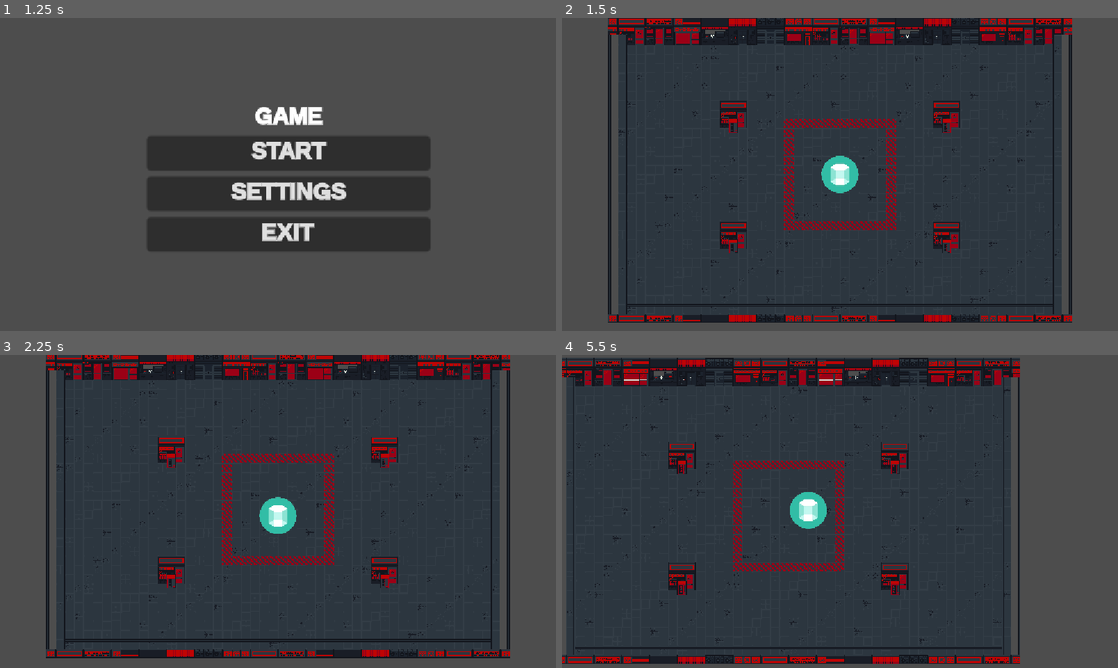
Above: before the commit, frames 1-4 (two rows, left to right).
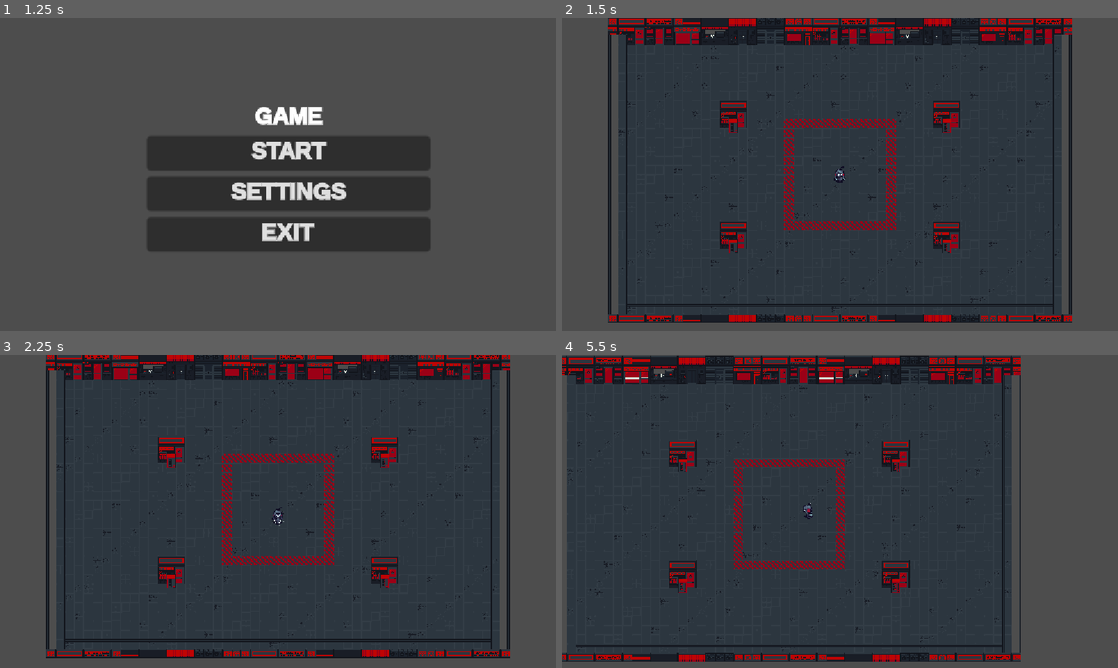
Above: after the commit, the same moments.

Repository: Oncomito/BBArsenal
Game: Godot game, scene res://scenes/ui/splash.tscn
Two runs of this game, one before a commit and one after it. Both use one fixed random seed, a clock stepped at 60 frames per second and the inputs below.
Inputs:
- Up to frame 1 (1.25 s): hold D (right) from 0.53 s (still down)
- Up to frame 2 (1.5 s): release D (right) at 1.25 s; click "Start" at 1.25 s
- Up to frame 3 (2.25 s): tap Enter at 2 s; hold S (down) from 2.03 s (still down)
- Up to frame 4 (5.5 s): release S (down) at 2.78 s; hold D (right) 2.78-3.53 s; hold W (up) 3.53-4.28 s; hold A (left) from 4.28 s (still down)

Frame 1 is identical in both runs. In frame 2, 0.6% of the frame differs, in the area x 46-54%, y 44-56%; in frame 3, 0.6%; in frame 4, 12%, in the area x 0-83%, y 0-99%.

Commit message:
adding animated player

Diff:
--- a/scenes/player/player.gd
+++ b/scenes/player/player.gd
@@ -3,6 +3,10 @@
 @export var speed: float = 1250.0
 @export var acceleration: float = 2000.0
 @export var friction: float = 1800.0
+
+@onready var animated_sprite: AnimatedSprite2D = $AnimatedSprite2D
+
+var facing_direction: String = "down"
 
 func _physics_process(delta: float) -> void:
 	_input_move(delta)
@@ -12,6 +16,19 @@
 	var input_direction := Input.get_vector("left", "right", "up", "down")
 
 	if input_direction != Vector2.ZERO:
-		self.velocity = self.velocity.move_toward(input_direction * speed, acceleration * delta)
+		velocity = velocity.move_toward(input_direction * speed, acceleration * delta)
+		_update_facing_direction(input_direction)
+		_play_animation("run_" + facing_direction)
 	else:
-		velocity = self.velocity.move_toward(Vector2.ZERO, friction * delta)
+		velocity = velocity.move_toward(Vector2.ZERO, friction * delta)
+		_play_animation("idle_" + facing_direction)
+
+func _update_facing_direction(dir: Vector2) -> void:
+	if absf(dir.x) >= absf(dir.y):
+		facing_direction = "right" if dir.x > 0.0 else "left"
+	else:
+		facing_direction = "down" if dir.y > 0.0 else "up"
+
+func _play_animation(anim_name: String) -> void:
+	if animated_sprite.animation != anim_name:
+		animated_sprite.play(anim_name)
--- a/scenes/player/player.tscn
+++ b/scenes/player/player.tscn
@@ -1,16 +1,286 @@
 [gd_scene format=3 uid="uid://bmbs7r5mwg5av"]
 
-[ext_resource type="Texture2D" uid="uid://dy6ribvok6bor" path="res://icon.svg" id="1_8afob"]
 [ext_resource type="Script" uid="uid://diow2kbva581p" path="res://scenes/player/player.gd" id="1_dovo2"]
+[ext_resource type="Texture2D" uid="uid://bbr1fhy5yly48" path="res://assets/Player/Back/Standing/Back_Standing_Idle_1.png" id="b_idle_1"]
+[ext_resource type="Texture2D" uid="uid://dxvoajbq0x4hn" path="res://assets/Player/Back/Standing/Back_Standing_Idle_2.png" id="b_idle_2"]
+[ext_resource type="Texture2D" uid="uid://b5ovoebpdg5xy" path="res://assets/Player/Back/Standing/Back_Standing_Idle_3.png" id="b_idle_3"]
+[ext_resource type="Texture2D" uid="uid://b6my445b2f2c0" path="res://assets/Player/Back/Standing/Back_Standing_Idle_4.png" id="b_idle_4"]
+[ext_resource type="Texture2D" uid="uid://cvevlqbwgg7v0" path="res://assets/Player/Back/Standing/Back_Standing_Idle_5.png" id="b_idle_5"]
+[ext_resource type="Texture2D" uid="uid://ctr03vsth1olv" path="res://assets/Player/Back/Standing/Back_Standing_Run_1.png" id="b_run_1"]
+[ext_resource type="Texture2D" uid="uid://b7ffiv7pbu1ra" path="res://assets/Player/Back/Standing/Back_Standing_Run_2.png" id="b_run_2"]
+[ext_resource type="Texture2D" uid="uid://detvunoqr2uti" path="res://assets/Player/Back/Standing/Back_Standing_Run_3.png" id="b_run_3"]
+[ext_resource type="Texture2D" uid="uid://lw41q16qj87f" path="res://assets/Player/Back/Standing/Back_Standing_Walk_1.png" id="b_walk_1"]
+[ext_resource type="Texture2D" uid="uid://c8hgx460x642u" path="res://assets/Player/Back/Standing/Back_Standing_Walk_2.png" id="b_walk_2"]
+[ext_resource type="Texture2D" uid="uid://bgei3s2tsc50j" path="res://assets/Player/Back/Standing/Back_Standing_Walk_3.png" id="b_walk_3"]
+[ext_resource type="Texture2D" uid="uid://dtlrwx04b0al6" path="res://assets/Player/Back/Standing/Back_Standing_Walk_4.png" id="b_walk_4"]
+[ext_resource type="Texture2D" uid="uid://bbx7hijg3ksl2" path="res://assets/Player/Back/Standing/Back_Standing_Walk_5.png" id="b_walk_5"]
+[ext_resource type="Texture2D" uid="uid://18fqc8yjeh8n" path="res://assets/Player/Front/Standing/Front_Standing_Idle_1.png" id="f_idle_1"]
+[ext_resource type="Texture2D" uid="uid://dd22jlr0657d4" path="res://assets/Player/Front/Standing/Front_Standing_Idle_2.png" id="f_idle_2"]
+[ext_resource type="Texture2D" uid="uid://ddempowxbq8dq" path="res://assets/Player/Front/Standing/Front_Standing_Idle_3.png" id="f_idle_3"]
+[ext_resource type="Texture2D" uid="uid://530yprtpvpeu" path="res://assets/Player/Front/Standing/Front_Standing_Idle_4.png" id="f_idle_4"]
+[ext_resource type="Texture2D" uid="uid://bri6mmst4wydu" path="res://assets/Player/Front/Standing/Front_Standing_Run_1.png" id="f_run_1"]
+[ext_resource type="Texture2D" uid="uid://btk201pspq3vf" path="res://assets/Player/Front/Standing/Front_Standing_Run_2.png" id="f_run_2"]
+[ext_resource type="Texture2D" uid="uid://colbdqioffjtg" path="res://assets/Player/Front/Standing/Front_Standing_Run_3.png" id="f_run_3"]
+[ext_resource type="Texture2D" uid="uid://b5sypk7q18bq3" path="res://assets/Player/Front/Standing/Front_Standing_Walk_1.png" id="f_walk_1"]
+[ext_resource type="Texture2D" uid="uid://41gra21qd4am" path="res://assets/Player/Front/Standing/Front_Standing_Walk_2.png" id="f_walk_2"]
+[ext_resource type="Texture2D" uid="uid://doyikq5sy462k" path="res://assets/Player/Front/Standing/Front_Standing_Walk_3.png" id="f_walk_3"]
+[ext_resource type="Texture2D" uid="uid://djwtmv1xfsyen" path="res://assets/Player/Front/Standing/Front_Standing_Walk_4.png" id="f_walk_4"]
+[ext_resource type="Texture2D" uid="uid://k20wwrjarvse" path="res://assets/Player/Front/Standing/Front_Standing_Walk_5.png" id="f_walk_5"]
+[ext_resource type="Texture2D" uid="uid://c8kyur4r77uqw" path="res://assets/Player/Left/Standing/Left_Standing_Idle_1.png" id="l_idle_1"]
+[ext_resource type="Texture2D" uid="uid://5vkx2ub18eya" path="res://assets/Player/Left/Standing/Left_Standing_Idle_2.png" id="l_idle_2"]
+[ext_resource type="Texture2D" uid="uid://jj55xhh7kk1o" path="res://assets/Player/Left/Standing/Left_Standing_Idle_3.png" id="l_idle_3"]
+[ext_resource type="Texture2D" uid="uid://bjrx46fqsr00c" path="res://assets/Player/Left/Standing/Left_Standing_Idle_4.png" id="l_idle_4"]
+[ext_resource type="Texture2D" uid="uid://4hy3h1mw57op" path="res://assets/Player/Left/Standing/Left_Standing_Idle_5.png" id="l_idle_5"]
+[ext_resource type="Texture2D" uid="uid://bmegkocr7y6fo" path="res://assets/Player/Left/Standing/Left_Standing_Run_1.png" id="l_run_1"]
+[ext_resource type="Texture2D" uid="uid://d3b76qutvaphi" path="res://assets/Player/Left/Standing/Left_Standing_Run_2.png" id="l_run_2"]
+[ext_resource type="Texture2D" uid="uid://djwpbsjdyl2db" path="res://assets/Player/Left/Standing/Left_Standing_Run_3.png" id="l_run_3"]
+[ext_resource type="Texture2D" uid="uid://bsdbtisdyit5o" path="res://assets/Player/Left/Standing/Left_Standing_Walk_1.png" id="l_walk_1"]
+[ext_resource type="Texture2D" uid="uid://dpqay442jexh1" path="res://assets/Player/Left/Standing/Left_Standing_Walk_2.png" id="l_walk_2"]
+[ext_resource type="Texture2D" uid="uid://slgme12linww" path="res://assets/Player/Left/Standing/Left_Standing_Walk_3.png" id="l_walk_3"]
+[ext_resource type="Texture2D" uid="uid://b1jf5lnct7nm0" path="res://assets/Player/Left/Standing/Left_Standing_Walk_4.png" id="l_walk_4"]
+[ext_resource type="Texture2D" uid="uid://bjqnwcw2p0a46" path="res://assets/Player/Left/Standing/Left_Standing_Walk_5.png" id="l_walk_5"]
+[ext_resource type="Texture2D" uid="uid://dubfdvatt6gvt" path="res://assets/Player/Right/Standing/Right_Standing_Idle_1.png" id="r_idle_1"]
+[ext_resource type="Texture2D" uid="uid://bxgjaidaqrbb6" path="res://assets/Player/Right/Standing/Right_Standing_Idle_2.png" id="r_idle_2"]
+[ext_resource type="Texture2D" uid="uid://dn6w7k6l3q0ig" path="res://assets/Player/Right/Standing/Right_Standing_Idle_3.png" id="r_idle_3"]
+[ext_resource type="Texture2D" uid="uid://ce5k34pjha7br" path="res://assets/Player/Right/Standing/Right_Standing_Idle_4.png" id="r_idle_4"]
+[ext_resource type="Texture2D" uid="uid://fjp0oh74uail" path="res://assets/Player/Right/Standing/Right_Standing_Idle_5.png" id="r_idle_5"]
+[ext_resource type="Texture2D" uid="uid://dlyb7rcnmddkf" path="res://assets/Player/Right/Standing/Right_Standing_Run_1.png" id="r_run_1"]
+[ext_resource type="Texture2D" uid="uid://cf27cji53ao5q" path="res://assets/Player/Right/Standing/Right_Standing_Run_2.png" id="r_run_2"]
+[ext_resource type="Texture2D" uid="uid://dtdyn02pc58ap" path="res://assets/Player/Right/Standing/Right_Standing_Run_3.png" id="r_run_3"]
+[ext_resource type="Texture2D" uid="uid://diyn2qhoyjuup" path="res://assets/Player/Right/Standing/Right_Standing_Walk_1.png" id="r_walk_1"]
+[ext_resource type="Texture2D" uid="uid://8yhnkv42dccd" path="res://assets/Player/Right/Standing/Right_Standing_Walk_2.png" id="r_walk_2"]
+[ext_resource type="Texture2D" uid="uid://doa6ho5m7ycdt" path="res://assets/Player/Right/Standing/Right_Standing_Walk_3.png" id="r_walk_3"]
+[ext_resource type="Texture2D" uid="uid://b6asmgqe6mwp7" path="res://assets/Player/Right/Standing/Right_Standing_Walk_4.png" id="r_walk_4"]
+[ext_resource type="Texture2D" uid="uid://c75rjfb0g71n7" path="res://assets/Player/Right/Standing/Right_Standing_Walk_5.png" id="r_walk_5"]
+
+[sub_resource type="SpriteFrames" id="SpriteFrames_player"]
+animations = [{
+"frames": [{
+"duration": 1.0,
+"texture": ExtResource("f_idle_1")
+}, {
+"duration": 1.0,
+"texture": ExtResource("f_idle_2")
+}, {
+"duration": 1.0,
+"texture": ExtResource("f_idle_3")
+}, {
+"duration": 1.0,
+"texture": ExtResource("f_idle_4")
+}],
+"loop": 1,
+"name": &"idle_down",
+"speed": 8.0
+}, {
+"frames": [{
+"duration": 1.0,
+"texture": ExtResource("l_idle_1")
+}, {
+"duration": 1.0,
+"texture": ExtResource("l_idle_2")
+}, {
+"duration": 1.0,
+"texture": ExtResource("l_idle_3")
+}, {
+"duration": 1.0,
+"texture": ExtResource("l_idle_4")
+}, {
+"duration": 1.0,
+"texture": ExtResource("l_idle_5")
+}],
+"loop": 1,
+"name": &"idle_left",
+"speed": 8.0
+}, {
+"frames": [{
+"duration": 1.0,
+"texture": ExtResource("r_idle_1")
+}, {
+"duration": 1.0,
+"texture": ExtResource("r_idle_2")
+}, {
+"duration": 1.0,
+"texture": ExtResource("r_idle_3")
+}, {
+"duration": 1.0,
+"texture": ExtResource("r_idle_4")
+}, {
+"duration": 1.0,
+"texture": ExtResource("r_idle_5")
+}],
+"loop": 1,
+"name": &"idle_right",
+"speed": 8.0
+}, {
+"frames": [{
+"duration": 1.0,
+"texture": ExtResource("b_idle_1")
+}, {
+"duration": 1.0,
+"texture": ExtResource("b_idle_2")
+}, {
+"duration": 1.0,
+"texture": ExtResource("b_idle_3")
+}, {
+"duration": 1.0,
+"texture": ExtResource("b_idle_4")
+}, {
+"duration": 1.0,
+"texture": ExtResource("b_idle_5")
+}],
+"loop": 1,
+"name": &"idle_up",
+"speed": 8.0
+}, {
+"frames": [{
+"duration": 1.0,
+"texture": ExtResource("f_run_1")
+}, {
+"duration": 1.0,
+"texture": ExtResource("f_run_2")
+}, {
+"duration": 1.0,
+"texture": ExtResource("f_run_3")
+}],
+"loop": 1,
+"name": &"run_down",
+"speed": 10.0
+}, {
+"frames": [{
+"duration": 1.0,
+"texture": ExtResource("l_run_1")
+}, {
+"duration": 1.0,
+"texture": ExtResource("l_run_2")
+}, {
+"duration": 1.0,
+"texture": ExtResource("l_run_3")
+}],
+"loop": 1,
+"name": &"run_left",
+"speed": 10.0
+}, {
+"frames": [{
+"duration": 1.0,
+"texture": ExtResource("r_run_1")
+}, {
+"duration": 1.0,
+"texture": ExtResource("r_run_2")
+}, {
+"duration": 1.0,
+"texture": ExtResource("r_run_3")
+}],
+"loop": 1,
+"name": &"run_right",
+"speed": 10.0
+}, {
+"frames": [{
+"duration": 1.0,
+"texture": ExtResource("b_run_1")
+}, {
+"duration": 1.0,
+"texture": ExtResource("b_run_2")
+}, {
+"duration": 1.0,
+"texture": ExtResource("b_run_3")
+}],
+"loop": 1,
+"name": &"run_up",
+"speed": 10.0
+}, {
+"frames": [{
+"duration": 1.0,
+"texture": ExtResource("f_walk_1")
+}, {
+"duration": 1.0,
+"texture": ExtResource("f_walk_2")
+}, {
+"duration": 1.0,
+"texture": ExtResource("f_walk_3")
+}, {
+"duration": 1.0,
+"texture": ExtResource("f_walk_4")
+}, {
+"duration": 1.0,
+"texture": ExtResource("f_walk_5")
+}],
+"loop": 1,
+"name": &"walk_down",
+"speed": 10.0
+}, {
+"frames": [{
+"duration": 1.0,
+"texture": ExtResource("l_walk_1")
+}, {
+"duration": 1.0,
+"texture": ExtResource("l_walk_2")
+}, {
+"duration": 1.0,
+"texture": ExtResource("l_walk_3")
+}, {
+"duration": 1.0,
+"texture": ExtResource("l_walk_4")
+}, {
+"duration": 1.0,
+"texture": ExtResource("l_walk_5")
+}],
+"loop": 1,
+"name": &"walk_left",
+"speed": 10.0
+}, {
+"frames": [{
+"duration": 1.0,
+"texture": ExtResource("r_walk_1")
+}, {
+"duration": 1.0,
+"texture": ExtResource("r_walk_2")
+}, {
+"duration": 1.0,
+"texture": ExtResource("r_walk_3")
+}, {
+"duration": 1.0,
+"texture": ExtResource("r_walk_4")
+}, {
+"duration": 1.0,
+"texture": ExtResource("r_walk_5")
+}],
+"loop": 1,
+"name": &"walk_right",
+"speed": 10.0
+}, {
+"frames": [{
+"duration": 1.0,
+"texture": ExtResource("b_walk_1")
+}, {
+"duration": 1.0,
+"texture": ExtResource("b_walk_2")
+}, {
+"duration": 1.0,
+"texture": ExtResource("b_walk_3")
+}, {
+"duration": 1.0,
+"texture": ExtResource("b_walk_4")
+}, {
+"duration": 1.0,
+"texture": ExtResource("b_walk_5")
+}],
+"loop": 1,
+"name": &"walk_up",
+"speed": 10.0
+}]
 
 [sub_resource type="CircleShape2D" id="CircleShape2D_x7p2l"]
-radius = 62.0
+radius = 48.0
 
 [node name="Player" type="CharacterBody2D" unique_id=1797968289]
 script = ExtResource("1_dovo2")
 
-[node name="Sprite2D" type="Sprite2D" parent="." unique_id=1813115174]
-texture = ExtResource("1_8afob")
+[node name="AnimatedSprite2D" type="AnimatedSprite2D" parent="." unique_id=1813115174]
+texture_filter = 1
+scale = Vector2(4, 4)
+sprite_frames = SubResource("SpriteFrames_player")
+animation = &"idle_down"
+autoplay = "idle_down"
 
 [node name="CollisionShape2D" type="CollisionShape2D" parent="." unique_id=966692073]
 shape = SubResource("CircleShape2D_x7p2l")
Binary file added: assets/Player/Back/Crouching/Back_Crouching_Attack_1.png
Not shown, added: assets/Player/Back/Crouching/Back_Crouching_Attack_1.png.import
Binary file added: assets/Player/Back/Crouching/Back_Crouching_Attack_2.png
Not shown, added: assets/Player/Back/Crouching/Back_Crouching_Attack_2.png.import
Binary file added: assets/Player/Back/Crouching/Back_Crouching_Attack_3.png
Not shown, added: assets/Player/Back/Crouching/Back_Crouching_Attack_3.png.import
Binary file added: assets/Player/Back/Crouching/Back_Crouching_Attack_4.png
Not shown, added: assets/Player/Back/Crouching/Back_Crouching_Attack_4.png.import
Binary file added: assets/Player/Back/Crouching/Back_Crouching_Hurt_1.png
Not shown, added: assets/Player/Back/Crouching/Back_Crouching_Hurt_1.png.import
Binary file added: assets/Player/Back/Crouching/Back_Crouching_Hurt_2.png
Not shown, added: assets/Player/Back/Crouching/Back_Crouching_Hurt_2.png.import
(and 686 more such lines)
